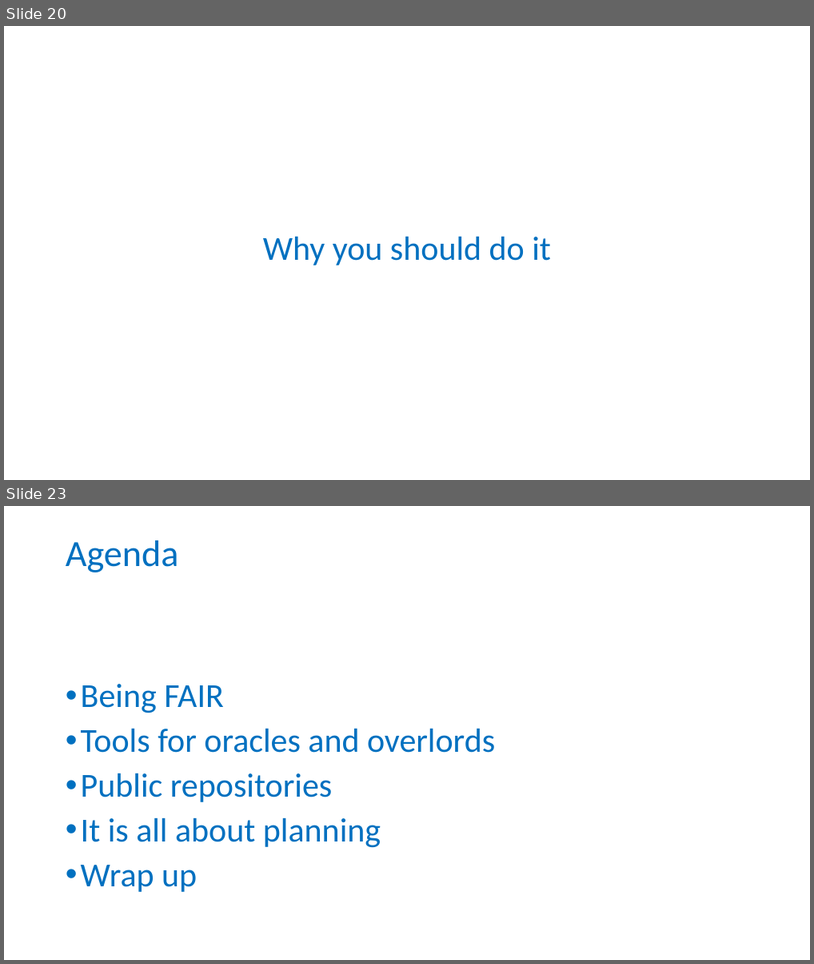
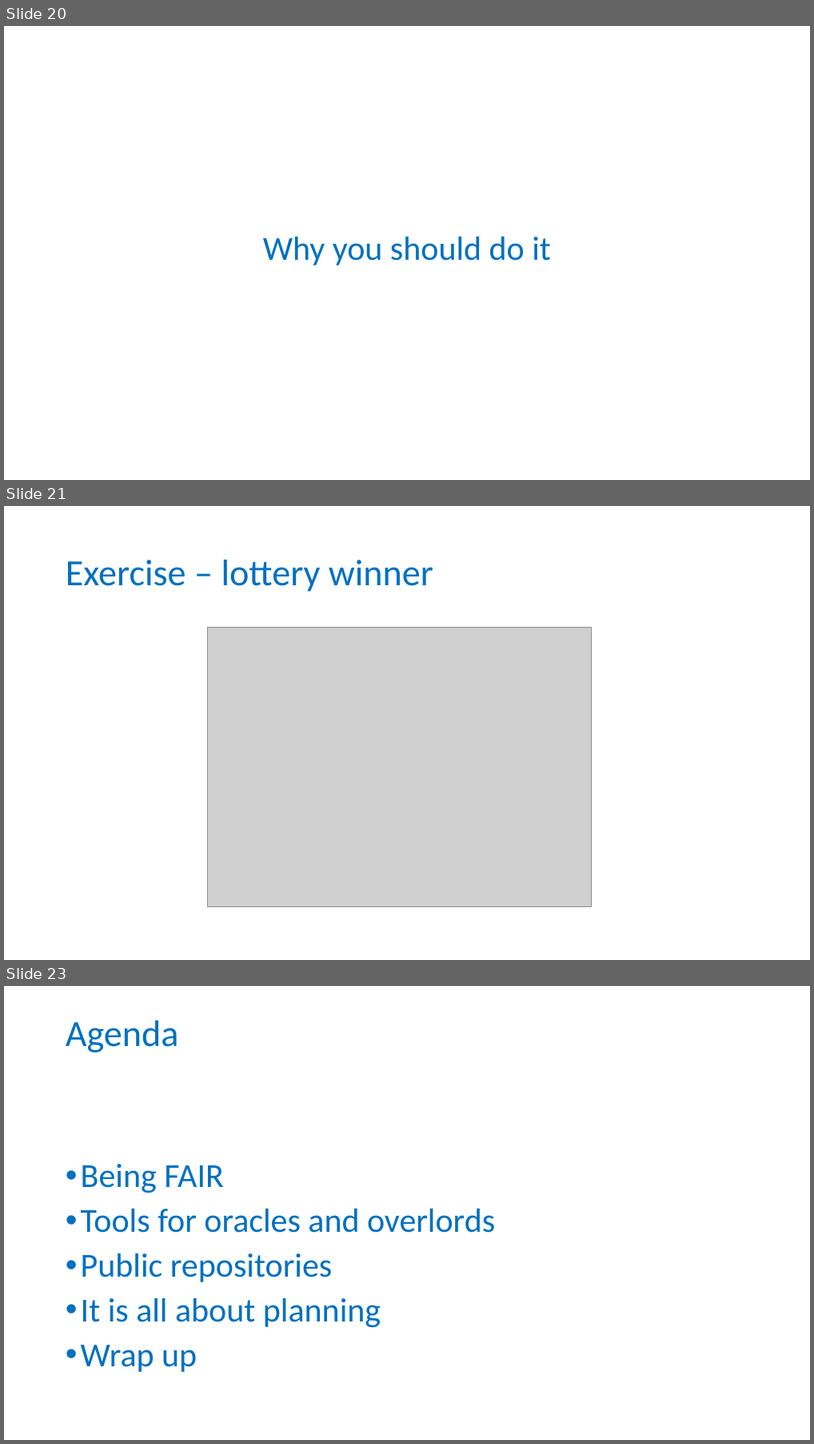
Before and after one commit to carpentries-incubator/fair-for-leaders, a slide deck: instructors/01-Why_are_we_here.pptx. Shown one above the other, each under a label of ours: slides 20 and 23 before the commit, slides 20, 21 and 23 after it; the slides between them are not shown. The pictures are 814x964 and 814x1444 pixels, drawn with LibreOffice and Linux fonts; fonts in the diff are those of the drawing; grey boxes stand for pictures; background and template pictures are left out. Boxes give left, top, right and bottom in pixels: in the first picture for what was removed or moved away, otherwise in the second. Text is boxed around its words. In the diff, an @@ line names an element or a change of style, - is before the commit and + after.

Commit message:
replaced hit-by-bus title with lottery winner and added photo of Weirs

```diff
--- a/instructors/01-Why_are_we_here.pptx
+++ b/instructors/01-Why_are_we_here.pptx
@@ slide 21 added at bbox=[4, 506, 810, 960], background #FFFFFF @@
@@ title added at bbox=[66, 560, 434, 592], 44 pt, text #0070C0 @@
+Exercise – lottery winner
@@ picture added at bbox=[207, 627, 591, 907] @@
```
Also in this commit, not shown: 1 slide changed, 1 slide removed.
